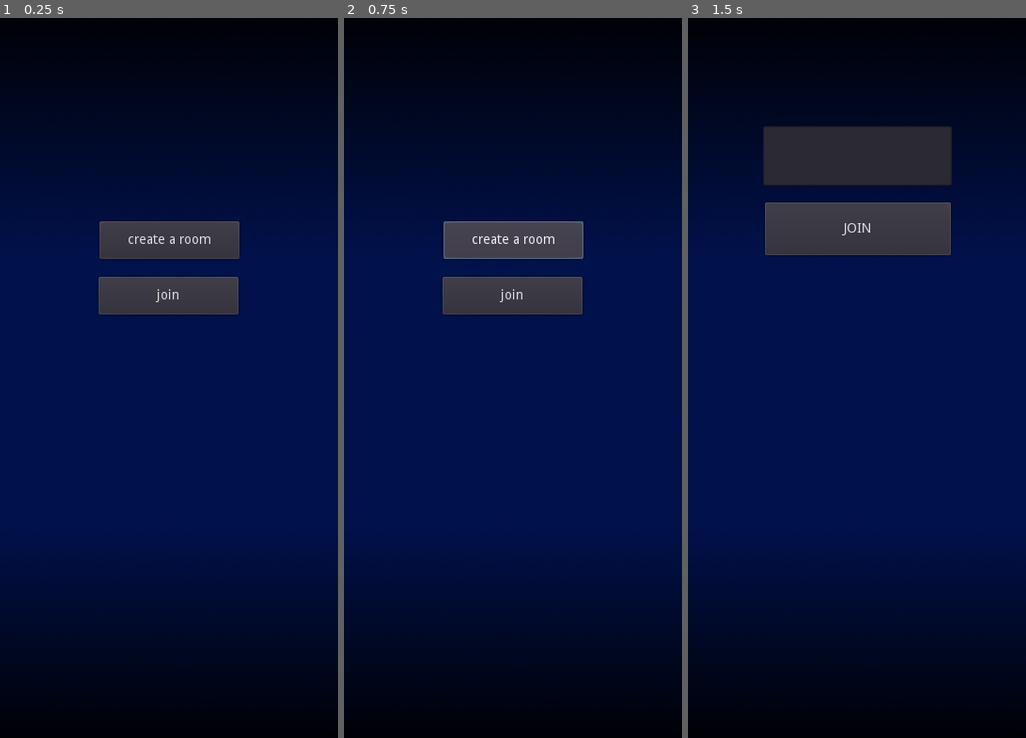
Above: before the commit, frames 1-3 (left to right).
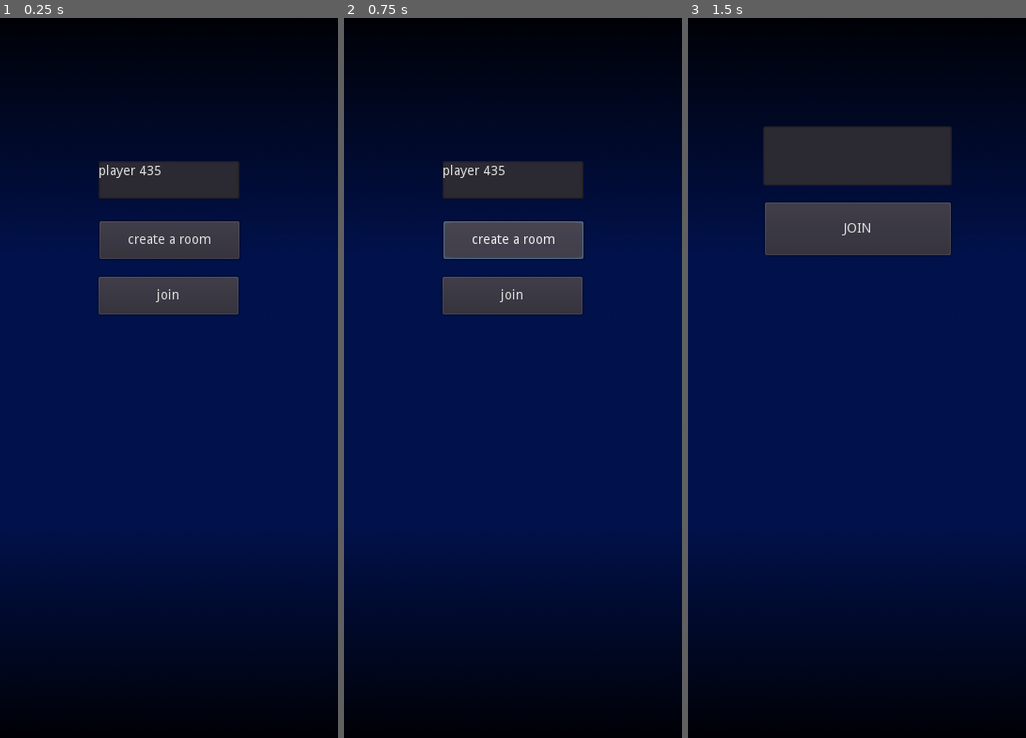
Above: after the commit, the same moments.

Repository: EmilienLeroy/DuoPong
Game: Godot game, scene res://main.tscn
The game is run twice, just before and just after one commit, with the same random seed, the same clock (stepped at 60 frames per second) and the same inputs.
Inputs:
- Up to frame 1 (0.25 s): no input
- Up to frame 2 (0.75 s): click "create a room" at 0.5 s
- Up to frame 3 (1.5 s): click "join" at 1.25 s

The runs differ from the first frame. In frame 1, 2.2% of the frame differs, in the area x 29-71%, y 19-26%; in frame 2, 2.2%; in frame 3, nothing differs.

Commit message:
🚧 Add name to player and sync lobby

Diff:
--- a/scenes/network/lobby.gd
+++ b/scenes/network/lobby.gd
@@ -1,7 +1,15 @@
 extends Node2D
 
 var room = 0;
+var players = [];
 
 func set_room(r):
 	room = r;
 	$Code.text = "Code: " + str(room);
+
+
+func set_players(p):
+	players = p;
+	$Players.text = '';
+	for player in players:
+		$Players.text = $Players.text + ' \n ' + player.name;
--- a/scenes/network/lobby.tscn
+++ b/scenes/network/lobby.tscn
@@ -17,3 +17,9 @@
 margin_top = 118.0
 margin_right = 191.0
 margin_bottom = 132.0
+
+[node name="Players" type="Label" parent="."]
+margin_left = 154.0
+margin_top = 183.0
+margin_right = 194.0
+margin_bottom = 197.0
--- /dev/null
+++ b/scenes/network/menu.gd
@@ -0,0 +1,7 @@
+extends Node2D
+
+
+func _ready():
+	var rng = RandomNumberGenerator.new();
+	rng.randomize();
+	$Name.text = 'player ' + str(rng.randi_range(0, 9999));
--- a/scenes/network/menu.tscn
+++ b/scenes/network/menu.tscn
@@ -1,6 +1,9 @@
-[gd_scene format=2]
+[gd_scene load_steps=2 format=2]
+
+[ext_resource path="res://scenes/network/menu.gd" type="Script" id=1]
 
 [node name="Menu" type="Node2D"]
+script = ExtResource( 1 )
 
 [node name="Create" type="Button" parent="."]
 margin_left = 108.0
@@ -15,3 +18,9 @@
 margin_right = 256.0
 margin_bottom = 334.0
 text = "join"
+
+[node name="Name" type="TextEdit" parent="."]
+margin_left = 107.0
+margin_top = 171.0
+margin_right = 257.0
+margin_bottom = 211.0
--- a/scenes/network/network.gd
+++ b/scenes/network/network.gd
@@ -24,19 +24,22 @@
 
 	return null;
 
-remote func create_new_room():
+remote func create_new_room(name):
 	var rng = RandomNumberGenerator.new();
+	var id = get_tree().get_rpc_sender_id();
 
-	var id = get_tree().get_rpc_sender_id();
+	rng.randomize();
+
 	var room = {
 		id = rng.randi_range(0, 9999),
-		players = [
-			id,
-		],
+		players = [{
+			id = id,
+			name = name
+		}],
 	}
 
 	rooms.append(room);
-	rpc_to_room(room.id, 'room_created', room.id);
+	rpc_to_room(room.id, 'room_created', room);
 
 func rpc_to_room(id, name, data):
 	var room = get_room(id);
@@ -45,24 +48,38 @@
 		return;
 
 	for player in room.players:
-		rpc_id(player, name, data);
+		rpc_id(player.id, name, data);
 
 func create_room():
-	rpc_id(1, 'create_new_room');
+	rpc_id(1, 'create_new_room', $Menu/Name.text);
 
 func on_join_room(room):
-	rpc_id(1, 'join_room', room);
+	var data = {
+		room = room,
+		name = $Menu/Name.text,
+	}
+
+	rpc_id(1, 'join_room', data);
 
 
-remote func join_room(room_id):
+remote func join_room(data):
 	var id = get_tree().get_rpc_sender_id();
-	var room = get_room(int(room_id));
+	var room = get_room(int(data.room));
+	var player = {
+		id = id,
+		name = data.name
+	};
 
 	if (!room):
 		return;
 
-	room.players.append(id);
+	room.players.append(player);
+
 	rpc_id(id, 'go_room', room);
+	rpc_to_room(room.id, 'player_enter_room', {
+		room = room,
+		player = player
+	});
 
 func go_join_room():
 	$Menu.hide();
@@ -70,7 +87,8 @@
 
 remote func room_created(room):
 	$Menu.hide();
-	$Lobby.set_room(room);
+	$Lobby.set_room(room.id);
+	$Lobby.set_players(room.players);
 	$Lobby.show();
 
 remote func go_room(room):
@@ -78,3 +96,6 @@
 	$Join.hide();
 	$Lobby.set_room(room.id);
 	$Lobby.show();
+
+remote func player_enter_room(data):
+	$Lobby.set_players(data.room.players);
